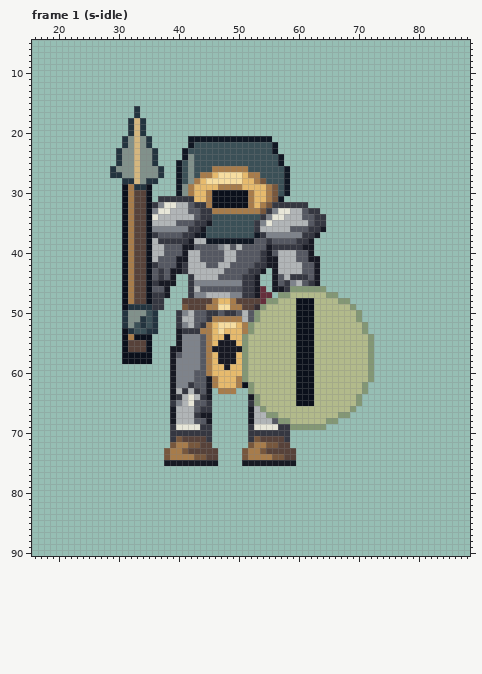
Two states of a pixel-art file, art/enemy-abbey-1.aseprite. The picture above is the old version.
96x96 pixels, 128 frames. Shown: frame 1 (s-idle): x 16..88, y 5..90. The commit also changed other frames, which this record leaves out.
The same view after the edit:
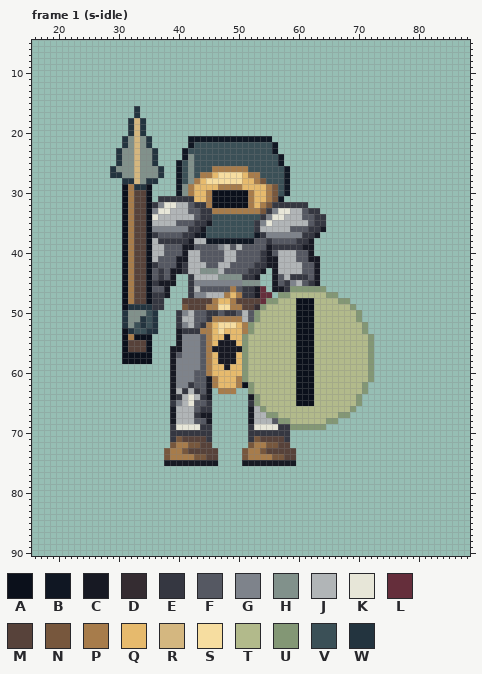
Palette (. is transparent): A #0b101b  B #101723  C #171923  D #342c31  E #353741  F #555862  G #7e838b  H #81918b  J #b1b5b7  K #e7e6d8  L #652e3b  M #57423a  N #77573d  P #a77c4b  Q #e6ba6d  R #d4b780  S #f6dda0  T #b2ba8b  U #839775  V #3b5057  W #23343f
Diff:
Changed rows in their new state; - is an unchanged pixel.
Frame 1 (s-idle), layer "ink":
first column x 44:
43 HHH-------
44 ---HHHH---
45 -------HHH
46 -----P----
47 ----PQP---
Where, in picture pixels (left, top, right, bottom), the same in both pictures:
changed: (200, 268, 260, 298)
